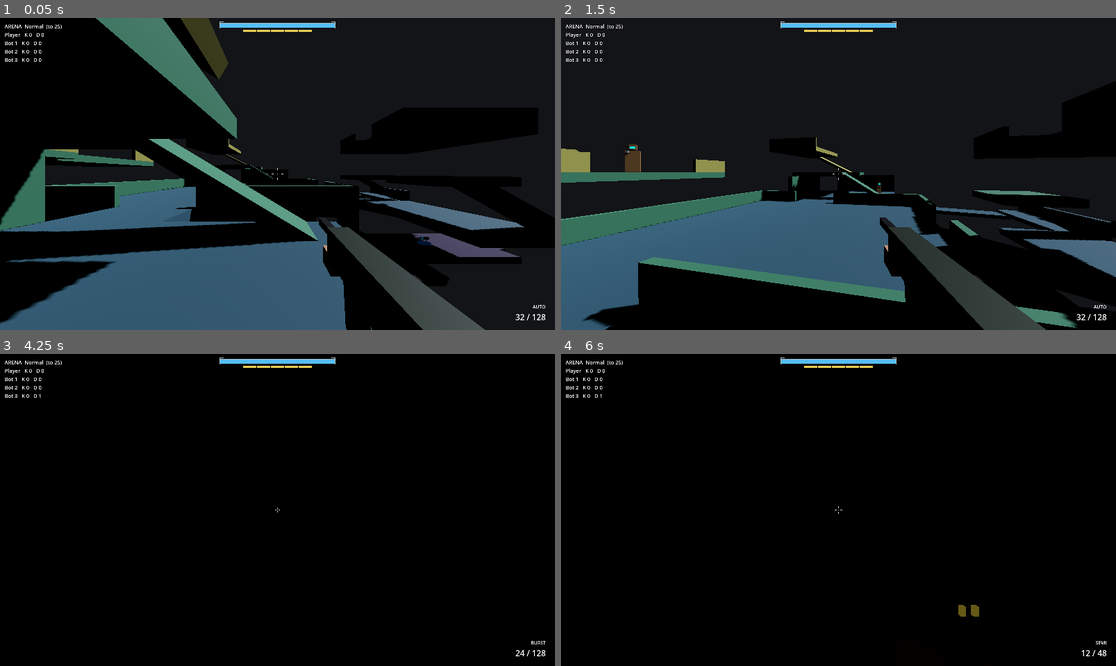
Above: before the commit, frames 1-4 (two rows, left to right).
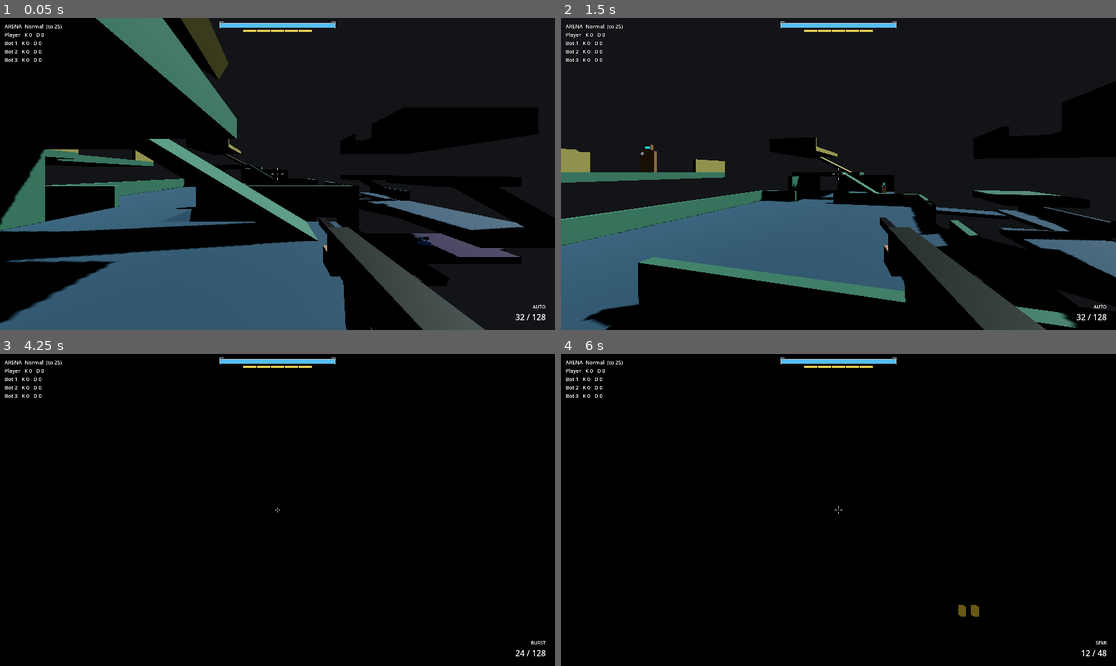
Above: after the commit, the same moments.

Repository: StudioSadTouch/Project-Long-Colt
Game: Godot game, scene res://scenes/main/arena_lockout.tscn
Two runs of this game, one before a commit and one after it. Both use one fixed random seed, a clock stepped at 60 frames per second and the inputs below.
Inputs (mouse positions are in pixels of both pictures, inside the frame that each line leads up to):
- Up to frame 1 (0.05 s): no input
- Up to frame 2 (1.5 s): tap Enter at 0.5 s; move the mouse to (866, 174) at 0.52 s; hold Right mouse button (action_alt_fire) 0.53-1.28 s; hold W (action_move_forward) from 0.53 s (still down); tap Space (action_jump) at 0.77 s; move the mouse to (810, 174) at 1.27 s; tap Ctrl (action_crouch) at 1.35 s
- Up to frame 3 (4.25 s): keep holding W (action_move_forward); tap Space (action_jump) at 1.52, 3.02, 3.5, 3.77 s; move the mouse to (288, 503) at 2.02 s; press the mouse at (288, 503) at 2.03 s; move the mouse to (271, 516) at 2.77 s; release the mouse at (271, 516) at 2.78 s; tap F (action_fire_select) at 2.85 s; move the mouse to (316, 513) at 3.52 s; hold E (action_interact) from 3.53 s (still down)
- Up to frame 4 (6 s): move the mouse to (794, 506) at 4.27 s; release E (action_interact) at 4.28 s; tap V (action_melee) at 4.35 s; tap Space (action_jump) at 4.52, 5.75 s; tap Enter at 5 s; move the mouse to (844, 510) at 5.02 s; hold 1 (action_weapon_1) 5.03-5.78 s; move the mouse to (816, 503) at 5.77 s; release W (action_move_forward) at 5.78 s; hold D (action_move_right) from 5.78 s (still down); tap 2 (action_weapon_2) at 5.85 s

The runs differ from the first frame. In frame 1, less than 0.1% of the frame differs, in the area x 48-49%, y 49-51%; in frame 2, 0.3%, in the area x 11-59%, y 40-57%; in frame 3, less than 0.1%; in frame 4, less than 0.1%.
Error in both runs: Trying to assign an array of type "Array" to a variable of type "Array[WeaponPickup]". (res://scripts/ai/arena_events.gd:71)

Commit message:
Bot AI: weapon roles and preferences for carbine, shotgun and DER
New scripts/ai/bot_weapon_prefs.gd (static helpers): role by WeaponData.resource_path (else by
mechanics), scores and bands for the new roles (shotgun close and push in, carbine mid-long,
DER on shielded targets then swap to the precision gun), DER heat discipline (stop at 0.85,
resume at 0.4), CHARGE-mode charge shots on near-full shields (rolled per engagement with
weapon_switch_skill), body-only aim for guns with no head bonus, pickup weights for power
weapons. BotBrain keeps its original pistol/rifle scoring and bands. Bot.take_pickup replaces a
dry weapon before the active one. Spec updated.

Diff:
--- a/scripts/ai/bot.gd
+++ b/scripts/ai/bot.gd
@@ -296,7 +296,8 @@
 ## Pickup carrier API (WeaponPickup's duck-typed contract, as WeaponHolder): the brain calls
 ## pickup.is_useful_to(self) / is_in_reach(self) / try_pickup(self); walk-over ammo from weapon
 ## pickups is applied by the pickup itself (it uses find_weapon). Installs a weapon the pickup
-## hands over: an empty slot first, else it replaces the active weapon and drops that one.
+## hands over: an empty slot first, then a slot holding a dry weapon (e.g. a flat DER battery,
+## which no pickup can refill), else it replaces the active weapon and drops that one.
 func take_pickup(pickup: WeaponPickup) -> bool:
 	if dead or pickup == null:
 		return false
@@ -311,8 +312,13 @@
 		_install(w, empty)
 		_equip(empty)
 		return true
-	var old := _install(w, active_index)
-	_equip(active_index)
+	var slot := active_index
+	for i in SLOT_COUNT:
+		if total_ammo(slots[i]) <= 0:
+			slot = i
+			break
+	var old := _install(w, slot)
+	_equip(slot)
 	if old != null:
 		_drop(old)
 	return true
--- a/scripts/ai/bot_brain.gd
+++ b/scripts/ai/bot_brain.gd
@@ -74,6 +74,9 @@
 var _pause_left: float = 0.0
 var _next_press_at: float = 0.0
 var _press_held: bool = false
+## DER: letting heat drop (BotWeaponPrefs.keep_cooling); charge shots rolled per engagement.
+var _cooling: bool = false
+var _use_charge: bool = false
 # movement
 var _goal: Vector3 = Vector3.ZERO
 var _has_goal: bool = false
@@ -341,6 +344,7 @@
 	# A full first spray (0 would fire one round, then a full pause).
 	_spray_left = _diff.spray_time
 	_pause_left = 0.0
+	_use_charge = _rng.randf() < _diff.weapon_switch_skill
 	_has_goal = false
 	_pickup = null
 	var entry := _target_entry()
@@ -365,8 +369,9 @@
 			continue
 		var d := _bot.global_position.distance_to(p.global_position)
 		# Prefer pickups that solve the actual problem: ammo for what we carry, or a new gun.
-		if _bot.find_weapon(p.get_weapon_id()) == null and _all_ammo() > 0:
-			d *= 1.5
+		# Roster power weapons (BotWeaponPrefs.pickup_weight) are worth a detour.
+		if _bot.find_weapon(p.get_weapon_id()) == null:
+			d *= (1.5 if _all_ammo() > 0 else 1.0) * BotWeaponPrefs.pickup_weight(p)
 		if d < best_d:
 			best_d = d
 			best = p
@@ -394,6 +399,9 @@
 func _weapon_score(w: BotWeapon, dist: float, held: bool) -> float:
 	if w == null or w.data == null or _bot.total_ammo(w) <= 0:
 		return -100.0
+	var roster := BotWeaponPrefs.score(w, dist, held, _target_shielded())
+	if not is_nan(roster):
+		return roster
 	var auto := w.data.fire_mode == WeaponData.FireMode.AUTO
 	var split := WEAPON_SPLIT
 	if held:
@@ -469,9 +477,7 @@
 			if not points.is_empty() and _bot.try_melee(target, points.body):
 				_release_trigger()
 	# Range keeping, scaled by aggression.
-	var band := RANGE_RIFLE
-	if weapon != null and weapon.data != null and weapon.data.fire_mode != WeaponData.FireMode.AUTO:
-		band = RANGE_PISTOL
+	var band := BotWeaponPrefs.band_for(weapon, _bot.slots, dist, RANGE_RIFLE, RANGE_PISTOL)
 	var to_target := target.global_position - _bot.global_position
 	to_target.y = 0.0
 	var fwd := to_target.normalized() if to_target.length_squared() > 0.01 else Vector3.FORWARD
@@ -526,7 +532,7 @@
 		_aim_head = _rng.randf() < _diff.headshot_bias
 	_target_was_shielded = shielded
 	var point: Vector3 = points.body
-	if _aim_head and not _bot.is_lunging():
+	if _aim_head and not _bot.is_lunging() and not BotWeaponPrefs.body_only(weapon):
 		if (
 			points.has("face")
 			and weapon != null
@@ -587,7 +593,15 @@
 		_release_trigger()
 		return
 	var tolerance := atan(0.45 / maxf(dist, 0.5)) + deg_to_rad(_diff.fire_tolerance_deg)
-	if _track_dir.angle_to(desired) > tolerance:
+	var aligned := _track_dir.angle_to(desired) <= tolerance
+	if weapon.fire_mode == WeaponData.FireMode.CHARGE:
+		_fire_charge(weapon, aligned)
+		return
+	if not aligned:
+		_release_trigger()
+		return
+	_cooling = BotWeaponPrefs.keep_cooling(weapon, _cooling)
+	if _cooling:
 		_release_trigger()
 		return
 	if weapon.fire_mode == WeaponData.FireMode.AUTO:
@@ -634,10 +648,25 @@
 		if not weapon.alt_mode and want_alt or weapon.alt_mode and dist < _diff.burst_switch_range:
 			weapon.toggle_fire_mode()
 			_press_held = false
+	if BotWeaponPrefs.sync_charge_mode(weapon, _use_charge, dist, target):
+		_press_held = false
 	if data.secondary == WeaponData.Secondary.ZOOM:
 		var want_zoom := _diff.uses_zoom and dist > ZOOM_RANGE and not weapon.reloading
 		if want_zoom != weapon.zoomed:
 			weapon.set_zoom(want_zoom)
+
+
+## CHARGE mode: hold to charge (keep holding while off target), release once full and on target.
+func _fire_charge(weapon: BotWeapon, aligned: bool) -> void:
+	if weapon.charging:
+		if weapon.charge >= 1.0 and aligned:
+			_release_trigger()
+		return
+	if not aligned or _press_held:
+		_release_trigger()
+		return
+	weapon.trigger(true, true)
+	_press_held = true
 
 
 func _release_trigger() -> void:
--- /dev/null
+++ b/scripts/ai/bot_weapon_prefs.gd
@@ -0,0 +1,180 @@
+class_name BotWeaponPrefs
+extends RefCounted
+## Bot weapon preferences for the five-gun roster (docs/ai/arena_ai_spec.md, "Weapon roles").
+## Static helpers used by BotBrain. The pistol and rifle keep BotBrain's original scoring and
+## range bands (role PISTOL / RIFLE return NAN from score() so the brain uses its legacy path).
+##
+## Roles come from WeaponData.resource_path (the network weapon id) for the shipped guns, and
+## from the data's mechanics for anything else (pellets -> SHOTGUN, battery or a shield bonus ->
+## ENERGY, AUTO -> RIFLE, otherwise PISTOL).
+
+enum Role { RIFLE, PISTOL, CARBINE, SHOTGUN, ENERGY }
+
+const ROLE_BY_PATH := {
+	"res://resources/weapons/standard_issue_rifle.tres": Role.RIFLE,
+	"res://resources/weapons/service_pistol.tres": Role.PISTOL,
+	"res://resources/weapons/marksman_carbine.tres": Role.CARBINE,
+	"res://resources/weapons/combat_shotgun.tres": Role.SHOTGUN,
+	"res://resources/weapons/directed_energy_rifle.tres": Role.ENERGY,
+}
+## Preferred engagement bands (m) for the new roles. Shotgun: inside its 3 m full-damage range,
+## so the bot pushes in. Carbine: mid-long, inside its 50 m full-damage range. Energy: inside the
+## 20 m bolt falloff start.
+const RANGE_CARBINE := Vector2(15.0, 50.0)
+const RANGE_SHOTGUN := Vector2(0.0, 4.0)
+const RANGE_ENERGY := Vector2(6.0, 20.0)
+## Carrying a loaded shotgun and the target is closer than this: close the distance with it.
+const SHOTGUN_PUSH_RANGE := 14.0
+## Shotgun wins below this (plus hysteresis while held), is a poor choice past SHOTGUN_FAR.
+const SHOTGUN_NEAR := 7.0
+const SHOTGUN_FAR := 15.0
+const CARBINE_NEAR := 12.0
+## DER: worth holding on a shielded target inside this range.
+const ENERGY_RANGE := 30.0
+## Heat at which a bot lets go of the DER trigger, and the heat it waits for before resuming.
+const HEAT_STOP := 0.85
+const HEAT_RESUME := 0.4
+## Charge shot: only on a near-full shield, in range, from a cool gun.
+const CHARGE_RANGE := 25.0
+const CHARGE_MIN_SHIELD := 0.9
+## Pickup distance multipliers (< 1 = more attractive) for guns the bot doesn't carry.
+const PICKUP_WEIGHT := {Role.CARBINE: 0.8, Role.SHOTGUN: 0.6, Role.ENERGY: 0.6}
+const HYSTERESIS := 3.0
+
+
+static func role_of(w: Weapon) -> int:
+	if w == null or w.data == null:
+		return Role.PISTOL
+	var data := w.data
+	if ROLE_BY_PATH.has(data.resource_path):
+		return ROLE_BY_PATH[data.resource_path]
+	if data.pellet_count > 1:
+		return Role.SHOTGUN
+	if data.battery or data.shield_damage_multiplier > 1.0:
+		return Role.ENERGY
+	if data.fire_mode == WeaponData.FireMode.AUTO:
+		return Role.RIFLE
+	return Role.PISTOL
+
+
+## Preferred band for the new roles; Vector2.ZERO for PISTOL / RIFLE (use the brain's bands).
+static func band(role: int) -> Vector2:
+	match role:
+		Role.CARBINE:
+			return RANGE_CARBINE
+		Role.SHOTGUN:
+			return RANGE_SHOTGUN
+		Role.ENERGY:
+			return RANGE_ENERGY
+	return Vector2.ZERO
+
+
+## Score for holding w at dist (the brain switches when the other gun beats the active one by
+## more than 1). NAN for PISTOL / RIFLE: the brain keeps its original scoring for them, whose
+## values are 2.0 in band and 0.5 / -0.5 out of band.
+static func score(w: Weapon, dist: float, held: bool, target_shielded: bool) -> float:
+	var margin := HYSTERESIS if held else 0.0
+	match role_of(w):
+		Role.SHOTGUN:
+			if dist < SHOTGUN_NEAR + margin:
+				return 4.0
+			return 1.0 if dist < SHOTGUN_FAR else -1.0
+		Role.CARBINE:
+			return 3.5 if dist >= CARBINE_NEAR - margin else 0.5
+		Role.ENERGY:
+			if w.overheated or w.heat >= HEAT_STOP:
+				return -2.0
+			if not target_shielded:
+				# Shield's down: swap to the precision gun for the finish (DER + pistol combo).
+				return -1.5
+			return 3.5 if dist < ENERGY_RANGE + margin else 0.0
+	return NAN
+
+
+## True when the gun gives the head no bonus (shotgun, DER): aim centre mass.
+static func body_only(w: Weapon) -> bool:
+	return (
+		w != null
+		and w.data != null
+		and w.data.headshot_armored_multiplier <= 1.0
+		and w.data.headshot_unarmored_multiplier <= 1.0
+	)
+
+
+## A loaded shotgun-role weapon in either slot.
+static func has_loaded_shotgun(slots: Array) -> bool:
+	for w in slots:
+		var weapon := w as Weapon
+		if (
+			weapon != null
+			and role_of(weapon) == Role.SHOTGUN
+			and weapon.magazine + weapon.reserve > 0
+		):
+			return true
+	return false
+
+
+static func pickup_weight(pickup: WeaponPickup) -> float:
+	if pickup == null or pickup.weapon == null:
+		return 1.0
+	return PICKUP_WEIGHT.get(role_of(pickup.weapon), 1.0)
+
+
+## A charge shot is worth it: the gun can charge, is cool, has the battery for it, and the
+## target's shield is near full and in range.
+static func want_charge(w: Weapon, dist: float, target_shield_fraction: float) -> bool:
+	var data := w.data
+	if data == null or data.alt_fire_mode != WeaponData.FireMode.CHARGE:
+		return false
+	return (
+		dist <= CHARGE_RANGE
+		and target_shield_fraction >= CHARGE_MIN_SHIELD
+		and w.heat <= 0.1
+		and not w.overheated
+		and w.magazine >= data.charge_ammo_cost
+	)
+
+
+## DER heat discipline (false for guns without heat): let go near overheat, resume once cooled.
+static func keep_cooling(w: Weapon, cooling: bool) -> bool:
+	if w.data == null or w.data.heat_per_shot <= 0.0:
+		return false
+	if w.overheated or w.heat >= HEAT_STOP:
+		return true
+	if w.heat <= HEAT_RESUME:
+		return false
+	return cooling
+
+
+## Range band for the active weapon. Pistol / rifle: the brain's original bands, passed in.
+## Carrying a loaded shotgun with the target inside SHOTGUN_PUSH_RANGE: the shotgun band, so
+## the bot closes the distance (it switches to the shotgun once inside SHOTGUN_NEAR).
+static func band_for(
+	w: Weapon, slots: Array, dist: float, rifle_band: Vector2, pistol_band: Vector2
+) -> Vector2:
+	if dist < SHOTGUN_PUSH_RANGE and has_loaded_shotgun(slots):
+		return RANGE_SHOTGUN
+	var roster := band(role_of(w))
+	if roster != Vector2.ZERO:
+		return roster
+	if w != null and w.data != null and w.data.fire_mode != WeaponData.FireMode.AUTO:
+		return pistol_band
+	return rifle_band
+
+
+## Target shield 0..1 (1.0 when it has no HealthShield).
+static func shield_fraction(target: Node) -> float:
+	var hs := target.get_node_or_null(^"HealthShield") as HealthShield if target != null else null
+	return hs.shield / maxf(hs.max_shield, 0.001) if hs != null else 1.0
+
+
+## Puts a CHARGE-capable gun in or out of CHARGE mode for want_charge (never mid-charge).
+## Returns true if it toggled.
+static func sync_charge_mode(w: Weapon, use_charge: bool, dist: float, target: Node) -> bool:
+	if w.data.alt_fire_mode != WeaponData.FireMode.CHARGE or w.charging:
+		return false
+	var want := use_charge and want_charge(w, dist, shield_fraction(target))
+	if want == w.alt_mode:
+		return false
+	w.toggle_fire_mode()
+	return true
Not shown, changed: docs/ai/arena_ai_spec.md
